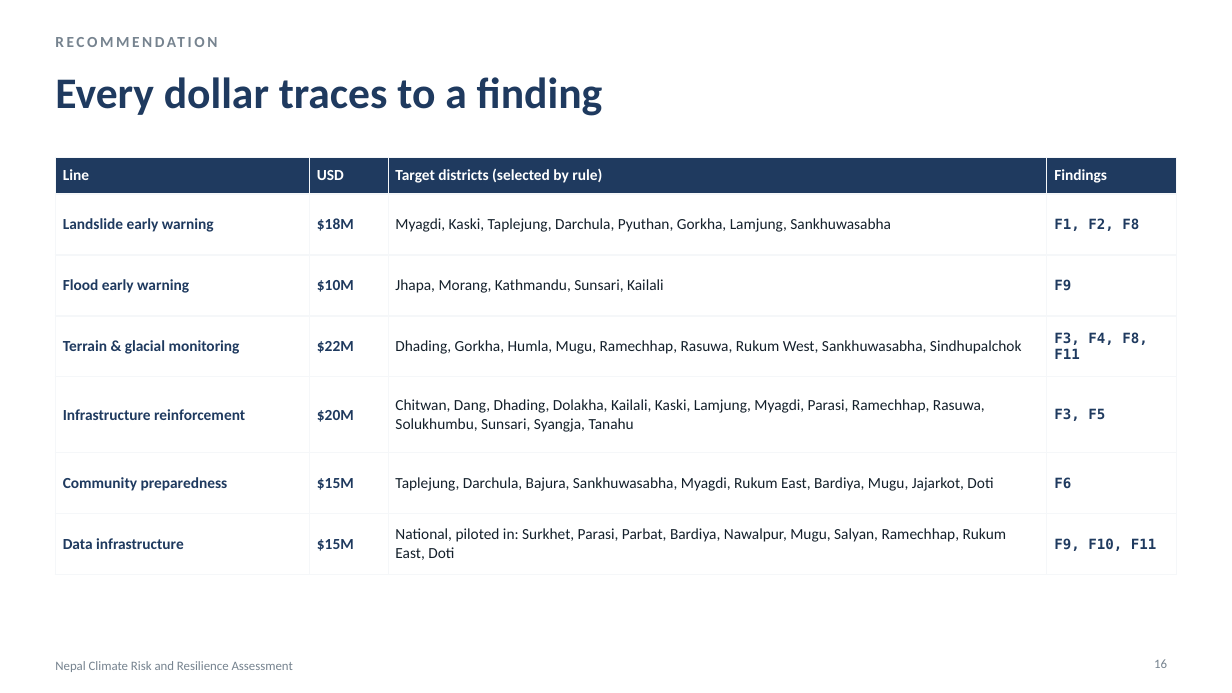
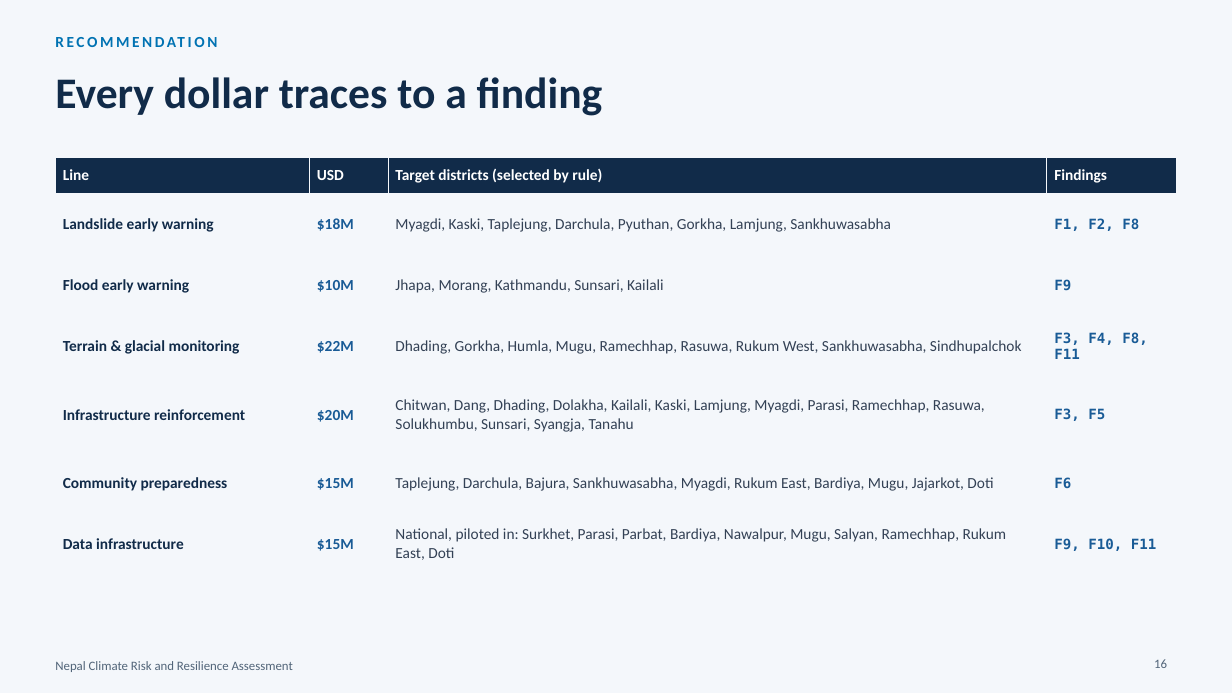
Before and after one commit to CodeWithDonKay/nepal-climate-risk, a slide deck: slide 16 of Nepal_Climate_Risk_Deck.pptx. Drawn at 1232x693 pixels with LibreOffice and Linux fonts; fonts in the diff are those of the drawing. Boxes give left, top, right and bottom in pixels: in the first picture for what was removed or moved away, otherwise in the second. Text is boxed around its words. In the diff, an @@ line names an element or a change of style, - is before the commit and + after.

Commit message:
Restyle slide deck to the Intelligence Platform design

```diff
--- a/Nepal_Climate_Risk_Deck.pptx
+++ b/Nepal_Climate_Risk_Deck.pptx
@@ background #FFFFFF to #F4F7FB @@
@@ text "RECOMMENDATION" at bbox=[55, 32, 887, 62]: text colour #76838F to #0072B2 @@
@@ title "Every dollar traces to a ..." at bbox=[55, 77, 603, 116]: text colour #1F3A5F to #112B49 @@
@@ table at bbox=[55, 157, 1177, 564] @@
@@ fill #1F3A5F to #112B49 in row 1 @@
@@ text colour #1F3A5F to #112B49 in "Landslide early warning", "Flood early warning", "Terrain & glacial monitoring", "Infrastructure reinforcement" and 2 more places @@
@@ text colour #1F3A5F to #195B96 in "$18M", "F1, F2, F8", "$10M", "F9" and 8 more places @@
@@ text colour #14202B to #334155 in "Myagdi, Kaski, Taplejung, Darchula, Pyuthan, Gorkha, Lamjung ...", "Jhapa, Morang, Kathmandu, Sunsari, Kailali", "Dhading, Gorkha, Humla, Mugu, Ramechhap, Rasuwa, Rukum ...", "Chitwan, Dang, Dhading, Dolakha, Kailali, Kaski, Lamjung, ..." and 2 more places @@
@@ borders changed @@
@@ text "Nepal Climate Risk and Resilience ..." at bbox=[55, 661, 293, 672]: text colour #76838F to #526579 @@
@@ page number at bbox=[1154, 659, 1167, 668]: text colour #76838F to #526579 @@
```
Also in this commit, not shown: 17 other slides changed, 1 other file.
